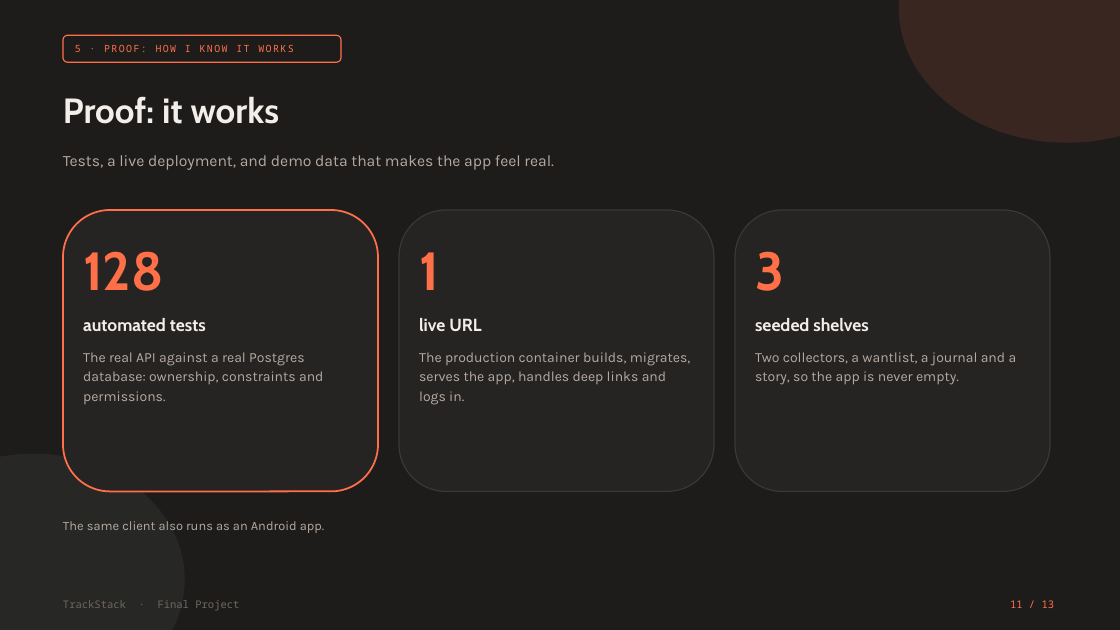
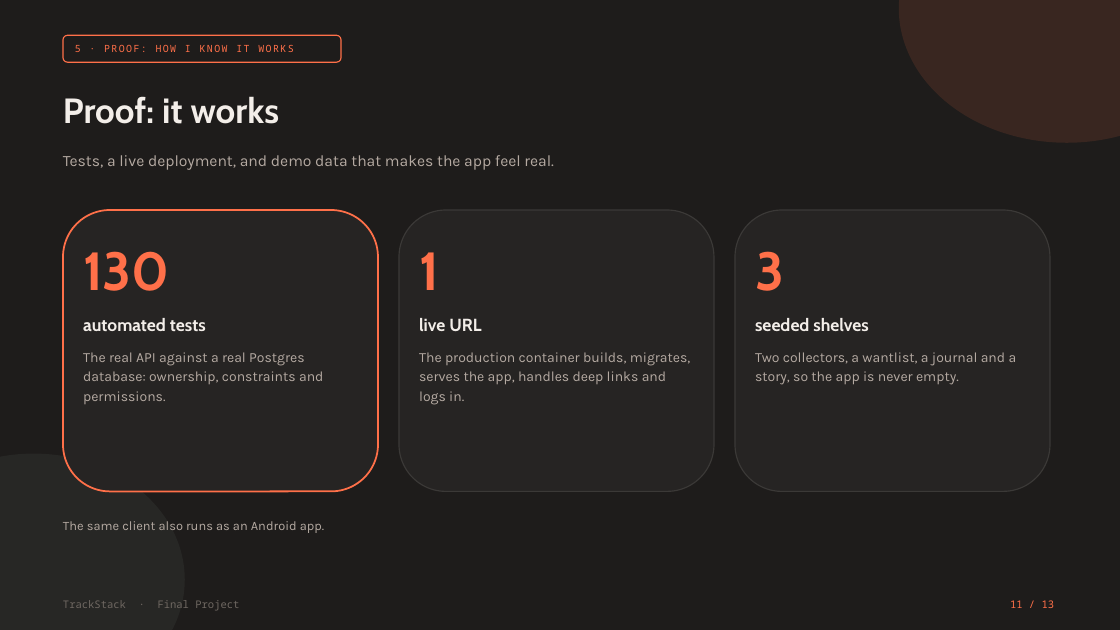
Before and after one commit to josephgreville/trackstack-v2, a slide deck: slide 11 of docs/presentation/TrackStack-Presentation.pptx. Drawn at 1120x630 pixels with LibreOffice and Linux fonts; fonts in the diff are those of the drawing. Boxes give left, top, right and bottom in pixels: in the first picture for what was removed or moved away, otherwise in the second. Text is boxed around its words. In the diff, an @@ line names an element or a change of style, - is before the commit and + after.

```diff
--- a/docs/presentation/TrackStack-Presentation.pptx
+++ b/docs/presentation/TrackStack-Presentation.pptx
@@ text at (83, 251, 170, 291): text changed @@
-128
+130
```
Also in this commit, not shown: 14 other files.
